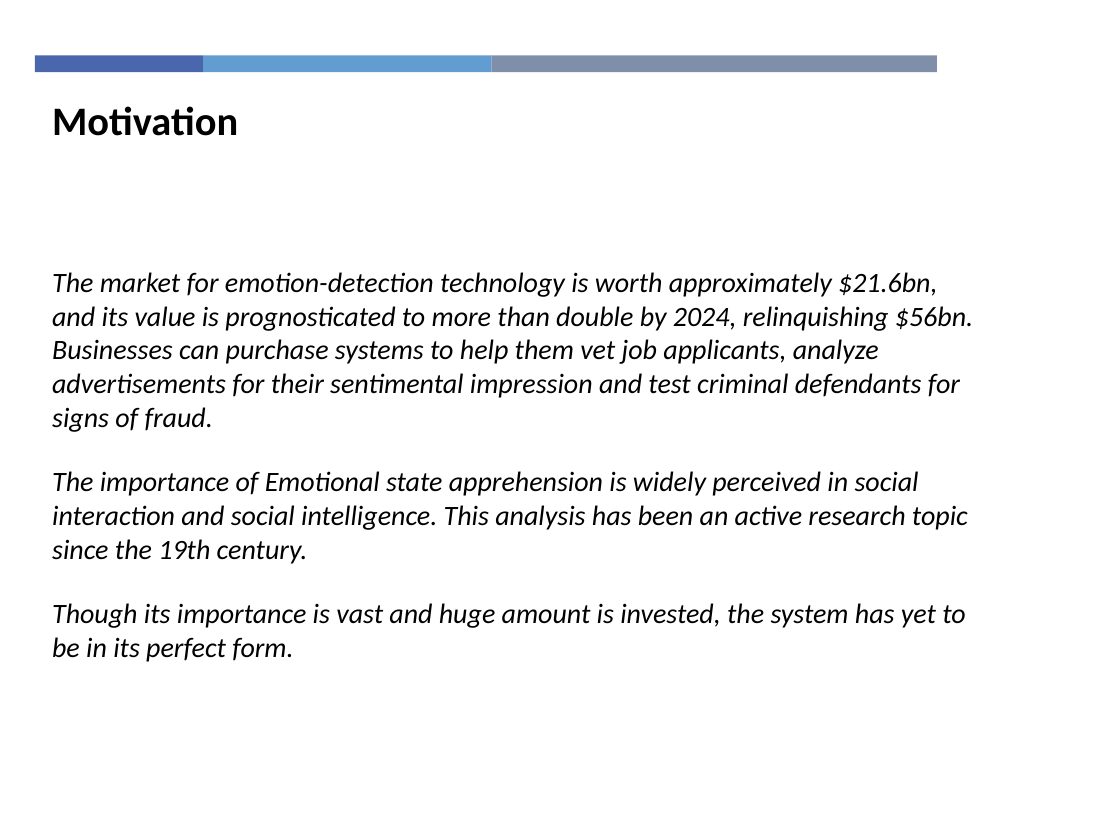
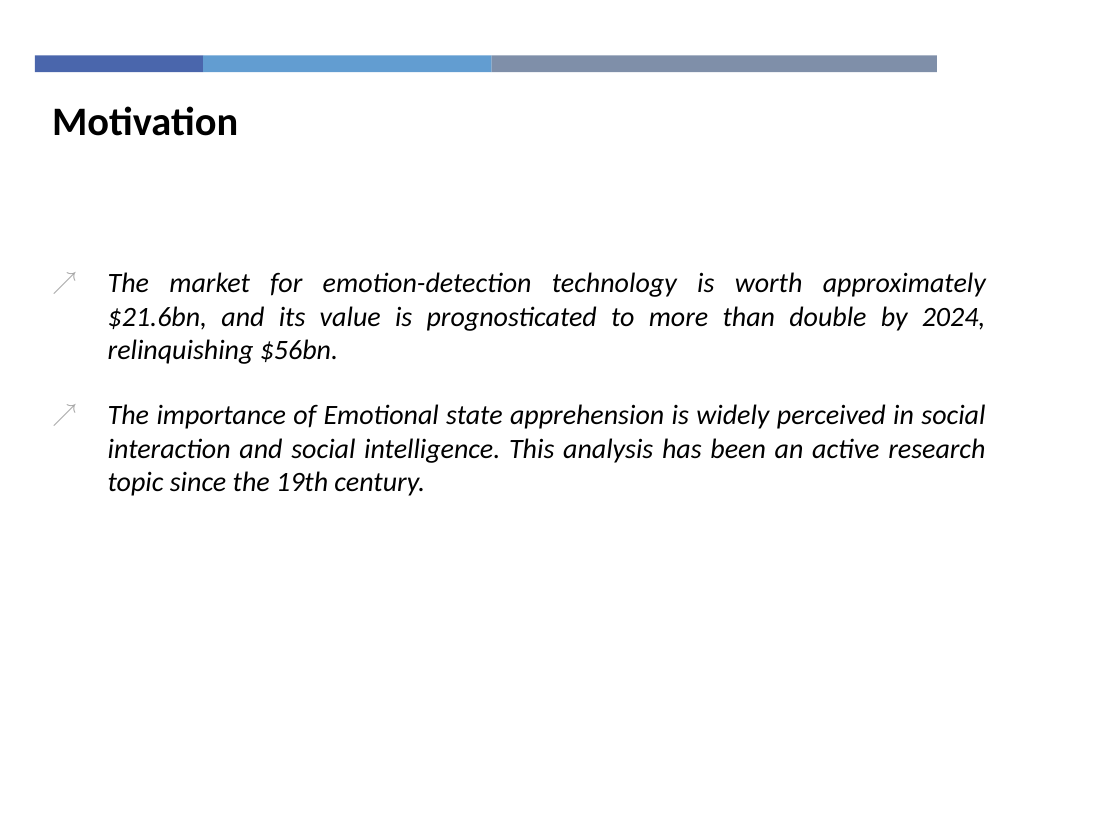
Before and after one commit to Tuurash/SentimentRecognition, a slide deck: slide 4 of Book/Thesis_Presentation3.pptx. Drawn at 1120x840 pixels with LibreOffice and Linux fonts; fonts in the diff are those of the drawing; background and template pictures are left out. Boxes give left, top, right and bottom in pixels: in the first picture for what was removed or moved away, otherwise in the second. Text is boxed around its words. In the diff, an @@ line names an element or a change of style, - is before the commit and + after.

Commit message:
ppt update

```diff
--- a/Book/Thesis_Presentation3.pptx
+++ b/Book/Thesis_Presentation3.pptx
@@ text at (108, 272, 986, 364): text changed @@
-The market for emotion-detection technology is worth approximately $21.6bn, and its value is prognosticated to more than double by 2024, relinquishing $56bn. Businesses can purchase systems to help them vet job applicants, analyze advertisements for their sentimental impression and test criminal defendants for signs of fraud.
+↗ The market for emotion-detection technology is worth approximately $21.6bn, and its value is prognosticated to more than double by 2024, relinquishing $56bn.
@@ text at (108, 404, 985, 496): alignment left to justified; bullet none to ↗ @@
@@ text at (52, 603, 965, 662): paragraph removed @@
-Though its importance is vast and huge amount is invested, the system has yet to be in its perfect form.
```
Also in this commit, not shown: 5 other slides changed.
